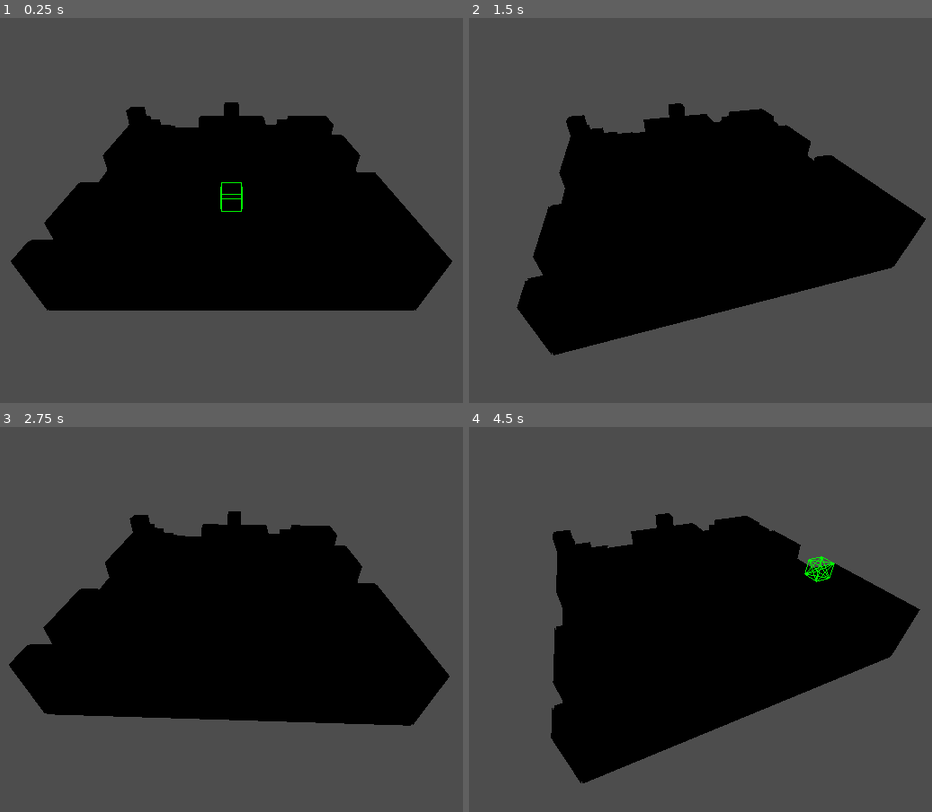
Above: before the commit, frames 1-4 (two rows, left to right).
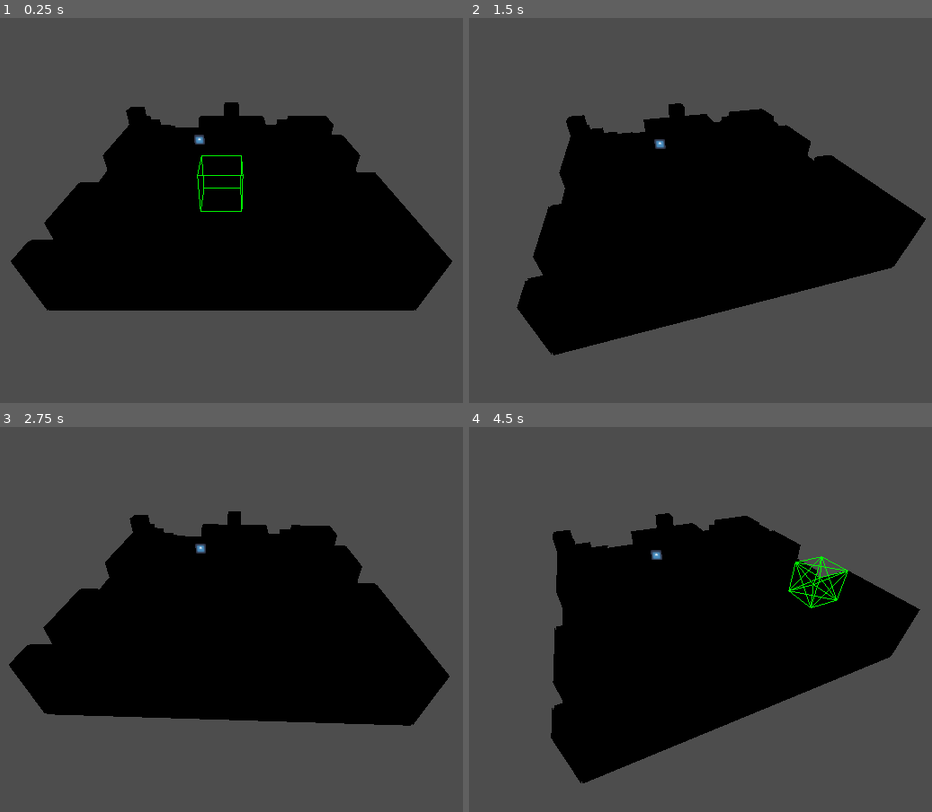
Above: after the commit, the same moments.

Repository: Nalooff/TSG
Game: Godot game, scene res://General/world.tscn
Same seed, same stepped clock (60 frames per second), same inputs: the game is played once before the commit and once after it. The engine's default icon, where the game draws it, is replaced by a stand-in: a white triangle on a blue panel in a dark square.
Inputs (mouse positions are in pixels of both pictures, inside the frame that each line leads up to):
- Up to frame 1 (0.25 s): no input
- Up to frame 2 (1.5 s): tap Enter (change_view) at 0.5, 1.35 s; move the mouse to (857, 179) at 0.52 s; hold Right (rotate_right) 0.53-1.28 s; hold V (change_mode) 0.53-1.28 s; tap Space at 1.25 s; move the mouse to (556, 222) at 1.27 s; hold Left (rotate_left) from 1.28 s (still down)
- Up to frame 3 (2.75 s): move the mouse to (305, 523) at 2.02 s; release Left (rotate_left) at 2.03 s; press the mouse at (305, 523) at 2.03 s; hold Right (rotate_right) from 2.03 s (still down)
- Up to frame 4 (4.5 s): move the mouse to (663, 692) at 2.77 s; release the mouse at (663, 692) at 2.78 s; tap Middle mouse button (rotate_cam) at 2.85 s; move the mouse to (918, 669) at 3.52 s; release Right (rotate_right) at 3.53 s; hold B (switch_build_mode) 3.53-4.28 s; hold Left (rotate_left) from 3.53 s (still down); move the mouse to (482, 550) at 4.27 s; tap V (change_mode) at 4.35 s

The runs differ from the first frame. In frame 1, 0.3% of the frame differs, in the area x 41-53%, y 30-51%; in frame 2, less than 0.1%; in frame 3, less than 0.1%; in frame 4, 0.5%, in the area x 39-82%, y 31-48%.

Commit message:
Add animated unit movement path previews
Track reachable paths and display a 3D route preview when hovering over valid tiles. Animate pawn movement along each path, add configurable invalid-click behavior, and correct zone-of-control delegation.

Diff:
--- a/General/world.tscn
+++ b/General/world.tscn
@@ -19,7 +19,9 @@
 [node name="Grid" parent="." instance=ExtResource("2_csvx7")]
 
 [node name="BlockPreview" parent="Grid" index="1"]
+conform_to_terrain = true
 preview_enabled = true
+preview_size = Vector3i(2, 2, 2)
 
 [node name="UnitManager" parent="." instance=ExtResource("3_86bl5")]
 
--- a/GridGeneration/Abstract/grid_state.gd
+++ b/GridGeneration/Abstract/grid_state.gd
@@ -79,7 +79,7 @@
 		if enemy == null or enemy == moving_unit or enemy.team_id == moving_unit.team_id:
 			continue
 
-		var zoc_dict: Dictionary = enemy.get_zones_of_control(self, moving_unit)
+		var zoc_dict: Dictionary = enemy.zoc.get_zones_of_control(self, moving_unit)
 		for tag in zoc_dict.keys():
 			var payload: Dictionary = zoc_dict[tag]
 			zoc_cache.append({
--- a/GridGeneration/Abstract/preview_mesh_builder.gd
+++ b/GridGeneration/Abstract/preview_mesh_builder.gd
@@ -4,8 +4,98 @@
 ## Utility class responsible for constructing dynamic meshes and 3D voxel wireframe outlines.
 
 
+
+## Builds a snake-like 3D arrow: tubes joined by round joints, with a cone head on the last point.
+## `tile_points` are the world-space points the snake passes through (one per tile, start first).
+## The returned Node3D holds its children in the same space as the points, so keep its parent at identity.
+static func create_path_snake(tile_points: Array[Vector3], color: Color, tube_radius: float = 0.18, head_radius: float = 0.45, head_length: float = 0.8) -> Node3D:
+	var root := Node3D.new()
+	root.name = "PathSnake"
+	if tile_points.size() < 2:
+		return root
+
+	# Opaque on purpose: overlapping parts stay invisible, so joints look seamless
+	var mat := StandardMaterial3D.new()
+	mat.albedo_color = color
+	mat.emission_enabled = true
+	mat.emission = color
+	mat.emission_energy_multiplier = 0.35
+
+	var pts := _expand_height_corners(tile_points)
+	var last := pts.size() - 1
+
+	for i in range(last):
+		root.add_child(_make_snake_sphere(pts[i], tube_radius, mat))   # round joint (also rounds the tail)
+		root.add_child(_make_snake_tube(pts[i], pts[i + 1], tube_radius, mat))
+
+	var dir := (pts[last] - pts[last - 1]).normalized()
+	root.add_child(_make_snake_head(pts[last], dir, head_radius, head_length, mat))
+	return root
+
+
+## Inserts a corner point on every height change so the tube rises at the current tile
+## (climb) or drops at the next tile (descent), never cutting through a wall.
+static func _expand_height_corners(tile_points: Array[Vector3]) -> Array[Vector3]:
+	var pts: Array[Vector3] = [tile_points[0]]
+	for i in range(1, tile_points.size()):
+		var p: Vector3 = pts.back()
+		var q: Vector3 = tile_points[i]
+		if q.y > p.y + 0.001:
+			pts.append(Vector3(p.x, q.y, p.z))
+		elif q.y < p.y - 0.001:
+			pts.append(Vector3(q.x, p.y, q.z))
+		pts.append(q)
+	return pts
+
+
+static func _make_snake_tube(a: Vector3, b: Vector3, radius: float, mat: Material) -> MeshInstance3D:
+	var dir := b - a
+	var mesh := CylinderMesh.new()
+	mesh.top_radius = radius
+	mesh.bottom_radius = radius
+	mesh.height = dir.length()
+	mesh.radial_segments = 12
+	mesh.rings = 1
+	return _make_oriented_mesh(mesh, mat, (a + b) * 0.5, dir.normalized())
+
+
+static func _make_snake_sphere(pos: Vector3, radius: float, mat: Material) -> MeshInstance3D:
+	var mesh := SphereMesh.new()
+	mesh.radius = radius
+	mesh.height = radius * 2.0
+	mesh.radial_segments = 12
+	mesh.rings = 6
+	return _make_oriented_mesh(mesh, mat, pos, Vector3.UP)
+
+
+static func _make_snake_head(tip_point: Vector3, dir: Vector3, radius: float, length: float, mat: Material) -> MeshInstance3D:
+	var mesh := CylinderMesh.new()
+	mesh.top_radius = 0.0   # apex
+	mesh.bottom_radius = radius
+	mesh.height = length
+	mesh.radial_segments = 16
+	mesh.rings = 1
+	# Shifted back so the apex ends just past the tile center
+	return _make_oriented_mesh(mesh, mat, tip_point - dir * length * 0.3, dir)
+
+
+## Creates a MeshInstance3D at `pos` (local space) with its Y axis aligned to `up_dir`.
+static func _make_oriented_mesh(mesh: Mesh, mat: Material, pos: Vector3, up_dir: Vector3) -> MeshInstance3D:
+	var mi := MeshInstance3D.new()
+	mi.mesh = mesh
+	mi.material_override = mat
+	mi.cast_shadow = GeometryInstance3D.SHADOW_CASTING_SETTING_OFF
+
+	var orient: Basis
+	if up_dir.is_equal_approx(Vector3.DOWN):
+		orient = Basis(Vector3.RIGHT, PI)
+	else:
+		orient = Basis(Quaternion(Vector3.UP, up_dir))
+	mi.transform = Transform3D(orient, pos)
+	return mi
+
+
 ## Creates a flat MeshInstance3D plane tile for highlighting board cells.
-
 static func create_tile_highlight(size: Vector2, color: Color, custom_material: Material = null) -> MeshInstance3D:
 	var mesh_instance := MeshInstance3D.new()
 
--- a/UnitManagment/Pawns/movement_component.gd
+++ b/UnitManagment/Pawns/movement_component.gd
@@ -74,12 +74,11 @@
 	return valid_paths
 
 func get_path_to_tile(board_state: BoardState, destination: Vector2i) -> Array[Vector2i]:
-	var paths = get_reachable_paths(board_state)
+	var result: Array[Vector2i] = []
+	var paths := get_reachable_paths(board_state)
 	if paths.has(destination):
-		var path_data = paths[destination]
-		if path_data.has("path"):
-			return path_data["path"]
-	return []
+		result.assign(paths[destination]["path"])
+	return result
 
 func get_valid_moves(board_state: BoardState) -> Array[Vector2i]:
 	var paths = get_reachable_paths(board_state)
@@ -118,6 +117,7 @@
 
 func _calculate_reachable_tiles(board_state: BoardState, start_mp: int) -> Dictionary:
 	var visited = {}
+	var results = {}   # pos -> { "cost": int, "path": Array }
 	var pq = PriorityQueue.new()
 	var allowed_directions = _get_allowed_directions()
 
@@ -141,6 +141,10 @@
 
 		visited[curr_pos] = curr_cost
 
+		# remember the best path found for this tile
+		if not results.has(curr_pos) or curr_cost < results[curr_pos]["cost"]:
+			results[curr_pos] = {"cost": curr_cost, "path": current["path"]}
+
 		for dir in allowed_directions:
 			var next_pos = curr_pos + dir
 
@@ -183,8 +187,8 @@
 
 			pq.push(next_state, next_cost)
 
-	visited.erase(pawn.grid_pos)
-	return visited
+	results.erase(pawn.grid_pos)
+	return results
 
 
 class PriorityQueue:
--- a/UnitManagment/preview_movement.gd
+++ b/UnitManagment/preview_movement.gd
@@ -2,47 +2,113 @@
 
 var active_highlights: Array[Node3D] = []
 
+var _path_root: Node3D = null
+var _selected_pawn: BasePawn = null
+var _reachable: Dictionary = {}
+var _hovered_tile: Vector2i = Vector2i(-1, -1)
+
 @export_category("Highlight Customization")
-@export var highlight_color: Color = Color(0.2, 0.6, 1.0, 0.1) # Default tactical blue
+@export var highlight_color: Color = Color(0.2, 0.6, 1.0, 0.1)
 @export_custom(PROPERTY_HINT_LINK, "") var highlight_size: Vector2 = Vector2(GData.CELL_SIZE-0.05, GData.CELL_SIZE-0.05)
-@export var custom_highlight_material: Material = null # Optional theme override asset
+@export var custom_highlight_material: Material = null
+
+@export_category("Path Preview")
+@export var snake_color: Color = Color(1.0, 0.75, 0.15)
+@export var tube_radius: float = 0.18
+@export var head_radius: float = 0.45
+@export var head_length: float = 0.8
+
 
 func _ready() -> void:
 	EventBus.pawn_selected.connect(_on_pawn_selected)
 	EventBus.pawn_deselected.connect(_on_pawn_deselected)
+	EventBus.pawn_move_requested.connect(_on_pawn_move_requested)
 	EventBus.pawn_moved.connect(_on_pawn_moved)
+	EventBus.tile_hovered.connect(_on_tile_hovered)
+
 
 func _on_pawn_selected(pawn: BasePawn) -> void:
 	clear_previews()
+	_selected_pawn = pawn
+	_reachable = {}
 	if not pawn:
 		return
 
-	var valid_moves = pawn.movement.get_valid_moves(Global.board)
-	print(valid_moves)
-	for coord in valid_moves:
+	_reachable = pawn.movement.get_reachable_paths(Global.board)
+	for coord in _reachable.keys():
 		_spawn_highlight_at(coord)
 
+
 func _on_pawn_deselected() -> void:
+	_selected_pawn = null
+	_reachable.clear()
 	clear_previews()
 
-func _on_pawn_moved(_pawn: BasePawn, _target_coord: Vector2i, _success: bool) -> void:
-	clear_previews()
+
+func _on_pawn_move_requested(_pawn: BasePawn, target: Vector2i) -> void:
+	# Valid move: hide everything and stop reacting to hovers while the unit walks
+	if _reachable.has(target):
+		_reachable.clear()
+		clear_previews()
+
+
+func _on_pawn_moved(_pawn: BasePawn, _target: Vector2i, success: bool) -> void:
+	# A failed click no longer wipes the preview
+	if success:
+		clear_previews()
+
+
+func _on_tile_hovered(data: Dictionary) -> void:
+	if _selected_pawn == null:
+		return
+	var coord: Vector2i = data.grid_pos
+	if coord == _hovered_tile:
+		return
+	_hovered_tile = coord
+	_show_path_to(coord)
+
+
+func _show_path_to(coord: Vector2i) -> void:
+	_clear_path()
+	if not _reachable.has(coord):
+		return
+
+	var tile_points: Array[Vector3] = []
+	for c in _reachable[coord]["path"]:
+		tile_points.append(_tile_point(c))
+
+	_path_root = PreviewMeshBuilder.create_path_snake(tile_points, snake_color, tube_radius, head_radius, head_length)
+	add_child(_path_root)
+	_path_root.global_transform = Transform3D.IDENTITY   # points are already in world space
+
+
+## World position the snake passes through for a tile: top face, lifted above the blue highlight.
+func _tile_point(coord: Vector2i) -> Vector3:
+	var h := Global.board.get_height_at(coord)
+	return Global.board.grid_to_world(coord.x, h, coord.y, true) + Vector3.UP * (tube_radius + 0.12)
+
 
 func _spawn_highlight_at(coord: Vector2i) -> void:
 	var height = Global.board.get_height_at(coord)
-	var world_pos = Global.board.grid_to_world(coord.x, height, coord.y) + Vector3(0,GData.CELL_SIZE/2, 0) # offset to put it at the top of the tile
-
-	# Hover slightly above block top face to prevent Z-fighting
+	var world_pos = Global.board.grid_to_world(coord.x, height, coord.y) + Vector3(0, GData.CELL_SIZE / 2, 0)
 	world_pos.y += 0.1
 
-	# Create the tile highlight via the builder utility, passing size, color, and optional material
 	var instance = PreviewMeshBuilder.create_tile_highlight(highlight_size, highlight_color, custom_highlight_material)
 	add_child(instance)
 	instance.global_position = world_pos
 	active_highlights.append(instance)
+
+
+func _clear_path() -> void:
+	if is_instance_valid(_path_root):
+		_path_root.queue_free()
+	_path_root = null
+
 
 func clear_previews() -> void:
 	for node in active_highlights:
 		if is_instance_valid(node):
 			node.queue_free()
 	active_highlights.clear()
+	_clear_path()
+	_hovered_tile = Vector2i(-1, -1)
--- a/UnitManagment/unit_manager.gd
+++ b/UnitManagment/unit_manager.gd
@@ -7,6 +7,12 @@
 var pawn_container: Node3D
 var selected_pawn: BasePawn
 
+@export_group("Movement")
+@export var step_duration: float = 0.15
+## false = stay selected and keep the preview after an invalid click. true = deselect instead.
+@export var deselect_on_invalid_click: bool = false
+
+var _is_moving: bool = false
 
 func _ready() -> void:
 	_initialize_connection()
@@ -16,9 +22,13 @@
 	var pawn_scene = load("uid://ex7q0ctfewon")
 
 	if pawn_scene:
-		var pawn = spawn_pawn(pawn_scene, Vector2i(0, 0))
+		var pawn = spawn_pawn(pawn_scene, Vector2i(0, 0), 1)
 		pawn.movement.can_be_disrupted = false
 		pawn.movement.use_los = false
+
+		var pawn1 = spawn_pawn(pawn_scene, Vector2i(5, 5), 0)
+		pawn1.movement.can_be_disrupted = false
+		pawn1.movement.use_los = false
 
 ## Prepares a dedicated scene node for child pawns to prevent hierarchy clutter.
 func _initialize_containers() -> void:
@@ -77,7 +87,7 @@
 # ===============================================
 
 ## Spawns a pawn scene under the managed Pawns container.
-func spawn_pawn(pawn_scene: PackedScene, grid_pos: Vector2i) -> BasePawn:
+func spawn_pawn(pawn_scene: PackedScene, grid_pos: Vector2i, team_id : int) -> BasePawn:
 	if not pawn_scene:
 		push_error("UnitManager: Cannot spawn pawn from null PackedScene.")
 		return null
@@ -90,7 +100,7 @@
 	if not pawn_instance:
 		push_error("UnitManager: Instantiated scene is not a valid BasePawn.")
 		return null
-
+	pawn_instance.team_id = team_id
 	pawn_container.add_child(pawn_instance)
 
 	# Store tracking info
@@ -106,46 +116,53 @@
 
 
 func _on_pawn_move_requested(pawn: BasePawn, target_coord: Vector2i) -> void:
-	if not is_instance_valid(pawn):
-		return
-
-	# 1. Re-validate request against board logic
-	if not _valid_move(pawn, target_coord):
-		return
-
-	# 2. Check and handle captures
+	if _is_moving or not is_instance_valid(pawn):
+		return
+
+	var path: Array[Vector2i] = pawn.movement.get_path_to_tile(Global.board, target_coord)
+	if path.size() < 2:
+		EventBus.pawn_moved.emit(pawn, target_coord, false)
+		if deselect_on_invalid_click:
+			clear_selection()
+		return
+
 	_handle_occupant_interaction(pawn, target_coord)
 
-	# 3. Transfer position tracking on BoardState
-	await move_pawn(pawn, target_coord)
-
-	# 5. Complete state broadcast and clear selection
+	_is_moving = true
+	await move_pawn(pawn, path)
+	_is_moving = false
+
 	EventBus.pawn_moved.emit(pawn, target_coord, true)
 	clear_selection()
 
-func move_pawn(pawn : BasePawn, target_coord : Vector2i) -> void:
+
+func move_pawn(pawn: BasePawn, path: Array[Vector2i]) -> void:
+	var target_coord: Vector2i = path.back()
 	Global.board.set_unit_at(pawn.grid_pos, null)
 	Global.board.set_unit_at(target_coord, pawn)
 	pawn.grid_pos = target_coord
 
-	# Animate movement into world space
-	var target_height = Global.board.get_height_at(target_coord)
-	var world_pos = Global.board.grid_to_world(target_coord.x, target_height, target_coord.y, true)
-
-	var tween = create_tween()
-	tween.tween_property(pawn, "global_position", world_pos, 0.25)\
-		.set_trans(Tween.TRANS_CUBIC)\
-		.set_ease(Tween.EASE_OUT)
+	var tween := create_tween()
+	var from_y: float = pawn.global_position.y
+
+	for i in range(1, path.size()):
+		var c: Vector2i = path[i]
+		var next := Global.board.grid_to_world(c.x, Global.board.get_height_at(c), c.y, true)
+
+		if next.y > from_y + 0.001:
+			# Climbing: rise first, then slide onto the higher tile
+			tween.tween_property(pawn, "global_position:y", next.y, step_duration * 0.5)
+			tween.tween_property(pawn, "global_position", next, step_duration)
+		elif next.y < from_y - 0.001:
+			# Descending: slide off the edge first, then drop
+			tween.tween_property(pawn, "global_position", Vector3(next.x, from_y, next.z), step_duration)
+			tween.tween_property(pawn, "global_position:y", next.y, step_duration * 0.5)
+		else:
+			tween.tween_property(pawn, "global_position", next, step_duration)
+
+		from_y = next.y
 
 	await tween.finished
-	return
-
-func _valid_move(pawn : BasePawn, target_coord : Vector2i) -> bool:
-	var valid_moves = pawn.movement.get_valid_moves(Global.board)
-	if not target_coord in valid_moves:
-		EventBus.pawn_moved.emit(pawn, target_coord, false)
-		return false
-	return true
 
 func _handle_occupant_interaction(pawn : BasePawn, occupant_coord : Vector2i):
 	var occupant = Global.board.get_unit_at(occupant_coord)
